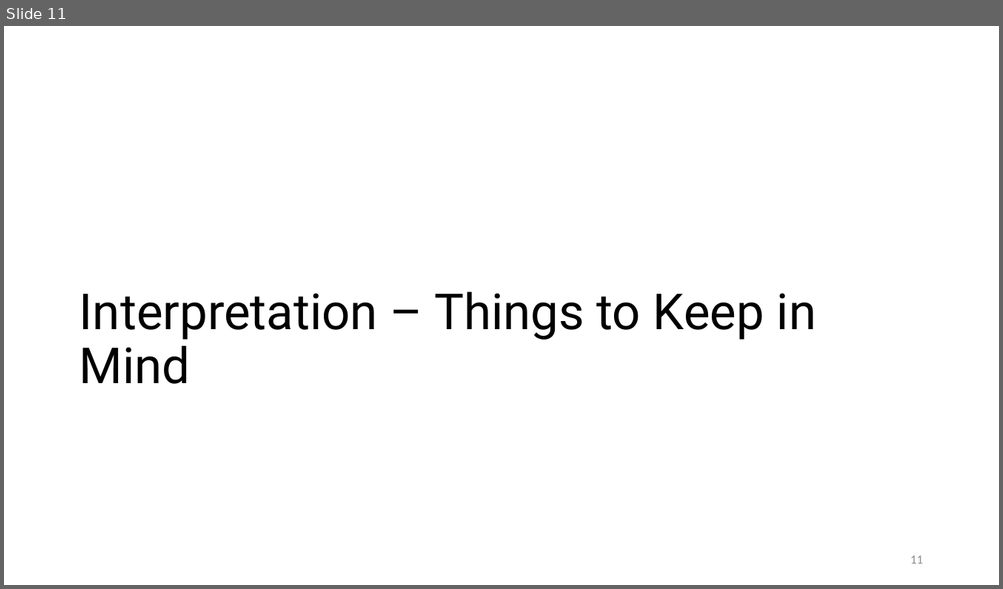
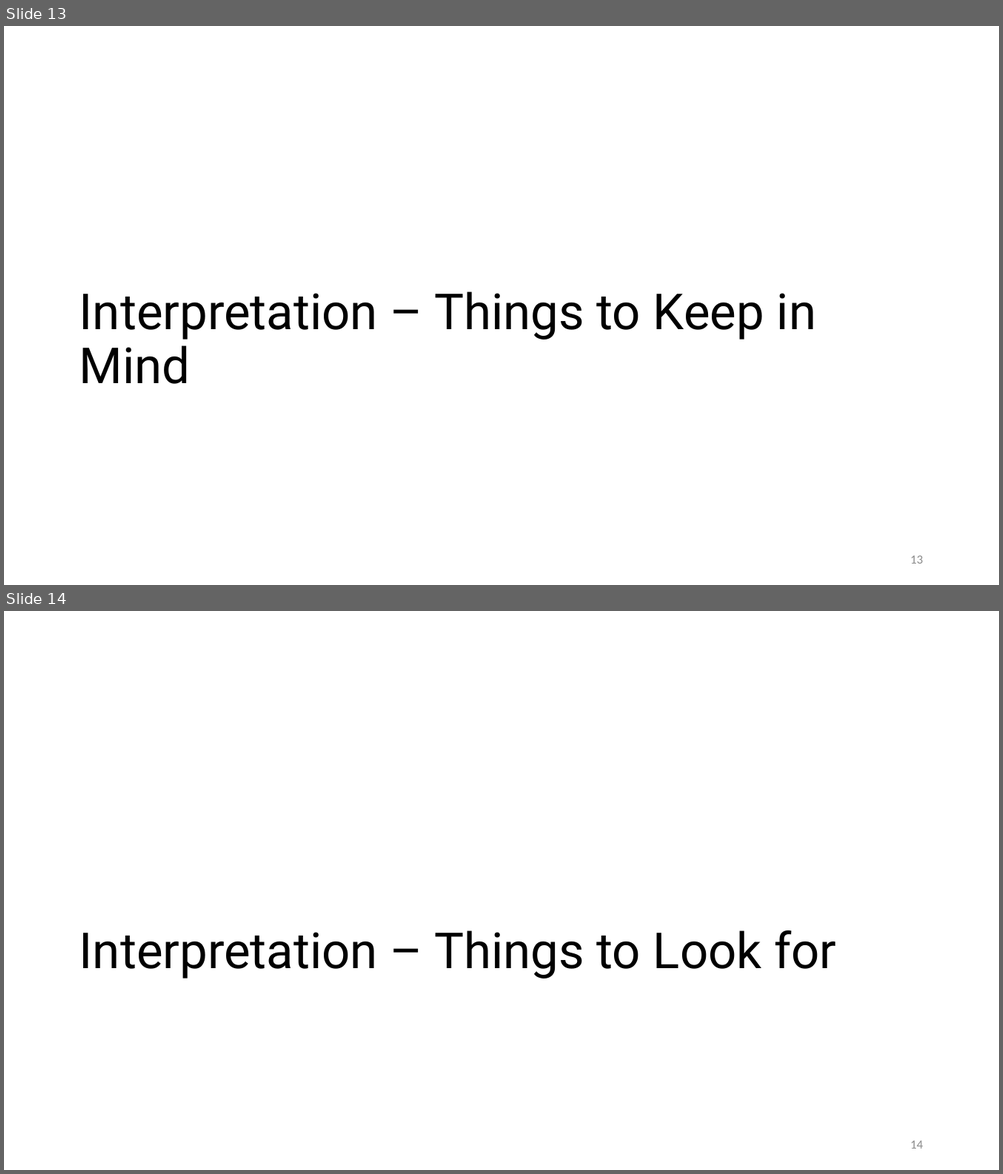
Before and after one commit to prestoaghitato/BA_thesis, a slide deck: tex/beamer_dummy.pptx. Shown one above the other, each under a label of ours: slide 11 before the commit, slides 13 and 14 after it. The pictures are 1003x589 and 1003x1174 pixels, drawn with LibreOffice and Linux fonts; fonts in the diff are those of the drawing. Boxes give left, top, right and bottom in pixels: in the first picture for what was removed or moved away, otherwise in the second. Text is boxed around its words. In the diff, an @@ line names an element or a change of style, - is before the commit and + after.

```diff
--- a/tex/beamer_dummy.pptx
+++ b/tex/beamer_dummy.pptx
@@ slide 14 added at [4,611,999,1170], background #FFFFFF @@
@@ title added at [79,931,836,979], 48 pt, text #000000 @@
+Interpretation – Things to Look for
@@ page number added at [910,1141,922,1149], 12 pt, text #8C8C8C @@
+14
@@ what was slide 11 is now slide 13 @@
@@ page number at [910,556,922,564]: text changed @@
-11
+13
```
Also in this commit, not shown: 3 slides changed, 3 other slides added, 2 slides removed, 17 other files.
